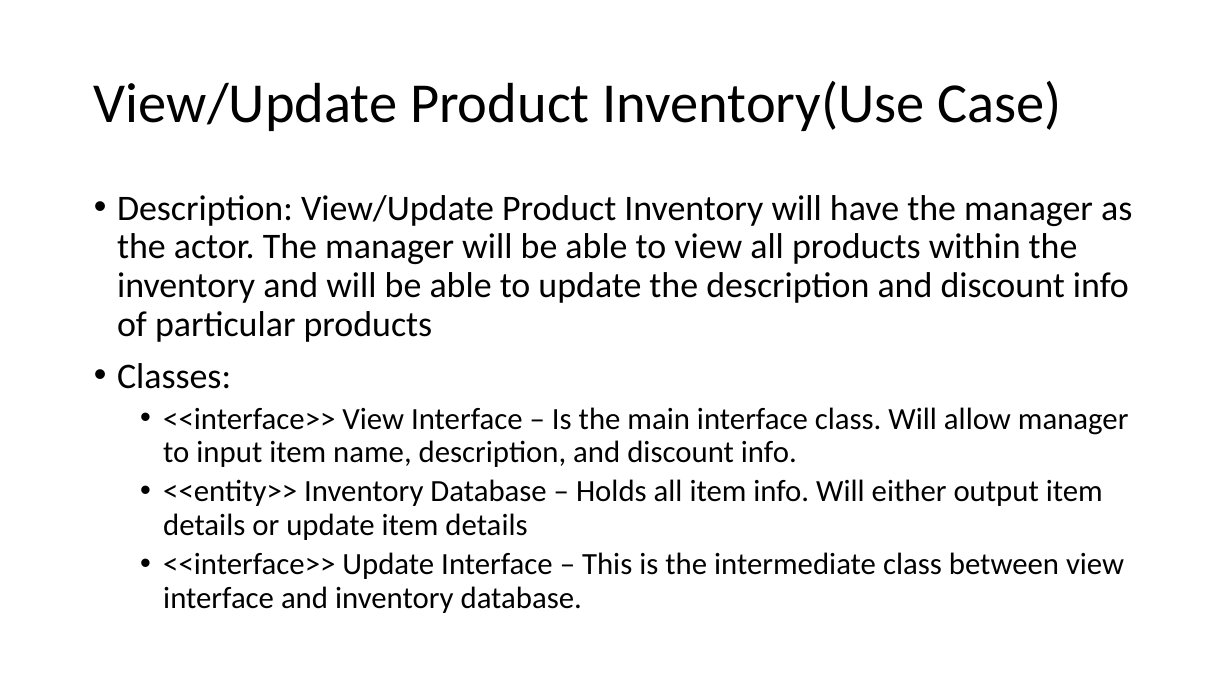
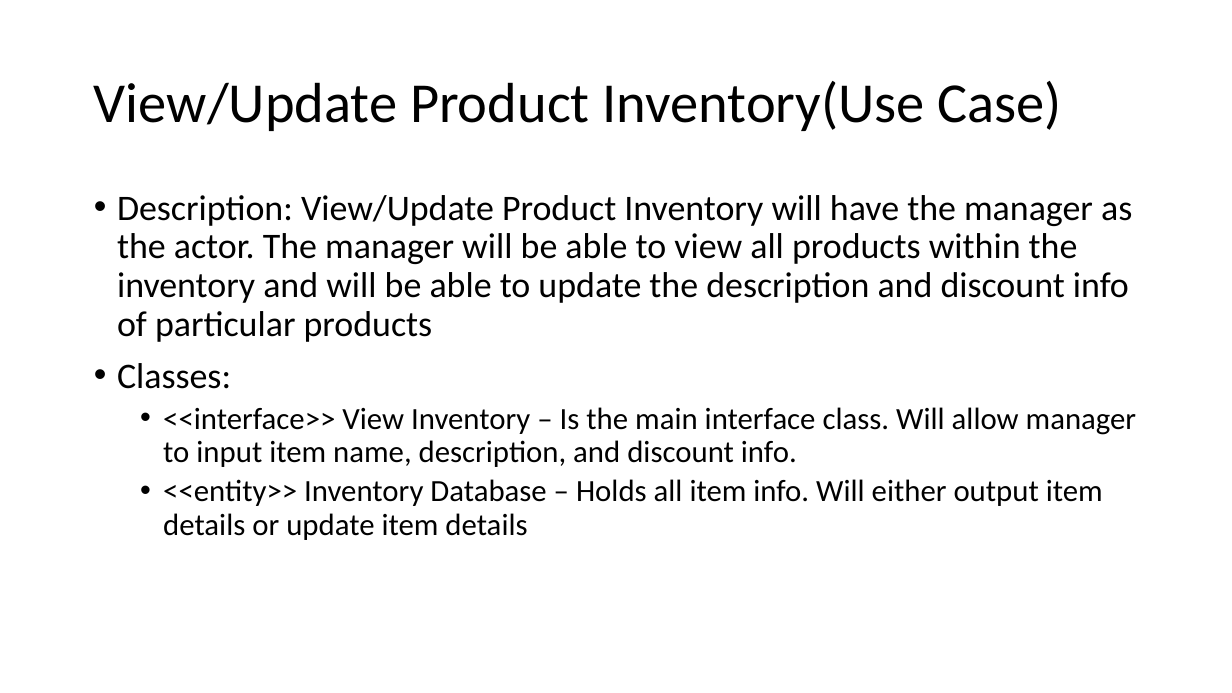
Before and after one commit to Mattjordan29/404ProjectNotFound, a slide deck: slide 18 of Automated Supermarket Checkout System (AutoScouts).pptx. Drawn at 1232x693 pixels with LibreOffice and Linux fonts; fonts in the diff are those of the drawing. Boxes give left, top, right and bottom in pixels: in the first picture for what was removed or moved away, otherwise in the second. Text is boxed around its words. In the diff, an @@ line names an element or a change of style, - is before the commit and + after.

```diff
--- a/Automated Supermarket Checkout System (AutoScouts).pptx
+++ b/Automated Supermarket Checkout System (AutoScouts).pptx
@@ text at (163,407,1137,467): text changed @@
-  • <<interface>> View Interface – Is the main interface class. Will allow manager to input item name, description, and discount info.
+  • <<interface>> View Inventory – Is the main interface class. Will allow manager to input item name, description, and discount info.
@@ text at (163,552,1124,613): paragraph removed @@
-  • <<interface>> Update Interface – This is the intermediate class between view interface and inventory database.
```
Also in this commit, not shown: 5 other slides changed.
